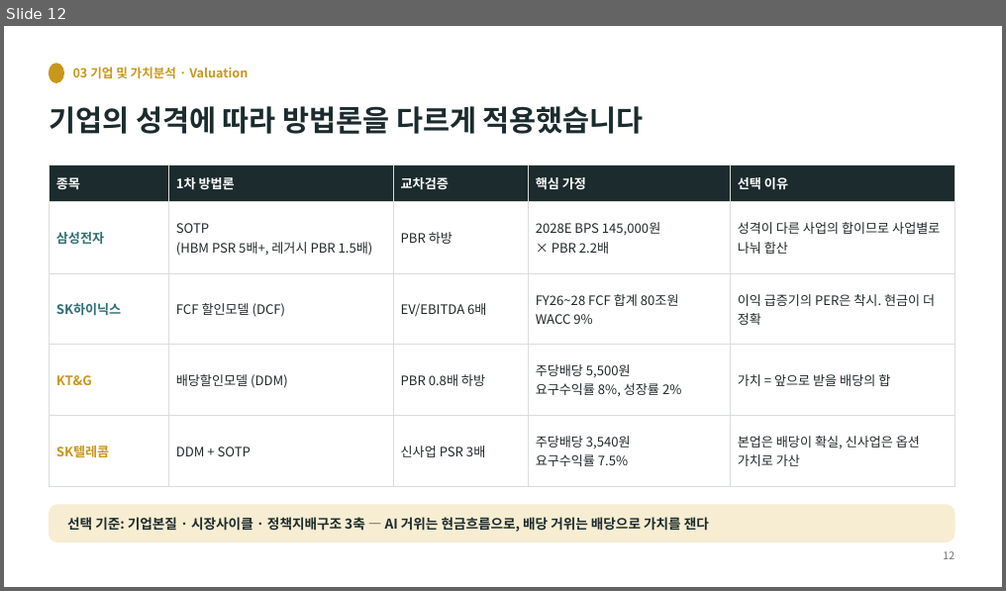
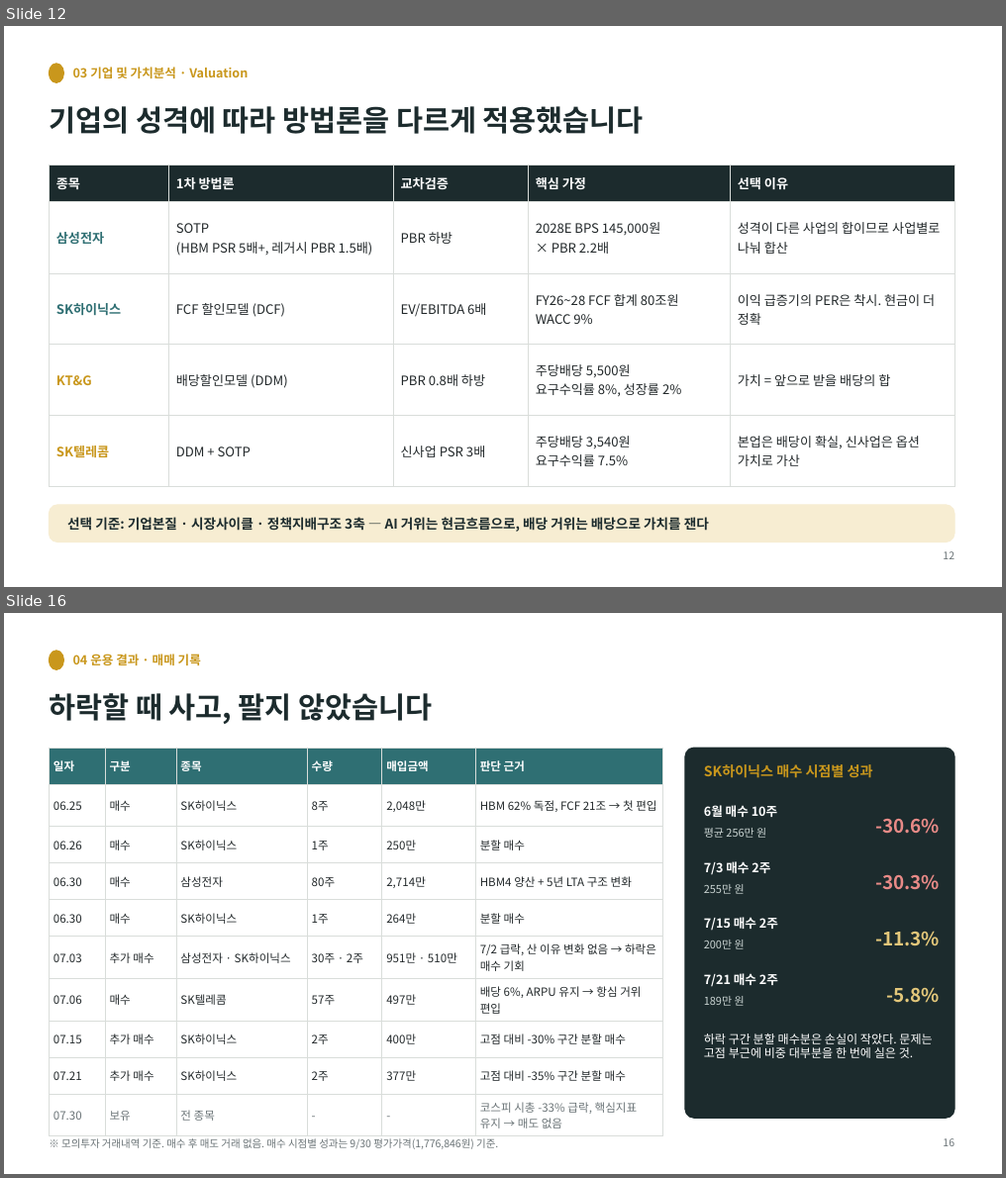
Before and after one commit to HyeonSooJ/marcap, a slide deck: 가치투자대회_최종보고서_정현수.pptx. Shown one above the other, each under a label of ours: slide 12 before the commit, slides 12 and 16 after it; the slides between them are not shown. The pictures are 1006x591 and 1006x1178 pixels, drawn with LibreOffice and Linux fonts; fonts in the diff are those of the drawing. Boxes give left, top, right and bottom in pixels: in the first picture for what was removed or moved away, otherwise in the second. Text is boxed around its words. In the diff, an @@ line names an element or a change of style, - is before the commit and + after.

```diff
--- a/가치투자대회_최종보고서_정현수.pptx
+++ b/가치투자대회_최종보고서_정현수.pptx
@@ slide 16 added at box(4, 613, 1002, 1174), background #FFFFFF @@
@@ ellipse added at box(49, 651, 63, 669), fill #C9971C, outline #C9971C 1 pt @@
@@ text added at box(73, 654, 201, 665), 12 pt, text #C9971C, bold @@
+04 운용 결과 · 매매 기록
@@ text added at box(49, 693, 433, 724), 28 pt, text #1C2B2D, bold @@
+하락할 때 사고, 팔지 않았습니다
@@ table added at box(49, 748, 662, 1133), 10 rows, 6 columns @@
+일자 | 구분 | 종목 | 수량 | 매입금액 | 판단 근거
+06.25 | 매수 | SK하이닉스 | 8주 | 2,048만 | HBM 62% 독점, FCF 21조 → 첫 편입
+06.26 | 매수 | SK하이닉스 | 1주 | 250만 | 분할 매수
+06.30 | 매수 | 삼성전자 | 80주 | 2,714만 | HBM4 양산 + 5년 LTA 구조 변화
+06.30 | 매수 | SK하이닉스 | 1주 | 264만 | 분할 매수
+07.03 | 추가 매수 | 삼성전자 · SK하이닉스 | 30주 · 2주 | 951만 · 510만 | 7/2 급락, 산 이유 변화 없음 → 하락은 매수 기회
+07.06 | 매수 | SK텔레콤 | 57주 | 497만 | 배당 6%, ARPU 유지 → 항심 거위 편입
+07.15 | 추가 매수 | SK하이닉스 | 2주 | 400만 | 고점 대비 -30% 구간 분할 매수
+07.21 | 추가 매수 | SK하이닉스 | 2주 | 377만 | 고점 대비 -35% 구간 분할 매수
+07.30 | 보유 | 전 종목 | - | - | 코스피 시총 -33% 급락, 핵심지표 유지 → 매도 없음
@@ rounded rectangle added at box(685, 748, 954, 1118), fill #1C2B2D, outline #1C2B2D 1 pt @@
@@ text added at box(704, 764, 873, 778), 13.5 pt, text #C9971C, bold @@
+SK하이닉스 매수 시점별 성과
@@ text added at box(704, 805, 777, 817), 12 pt, text #FFFFFF, bold @@
+6월 매수 10주
@@ text added at box(875, 818, 940, 834), 18 pt, text #E88A87, bold @@
+-30.6%
@@ text added at box(704, 828, 766, 838), 10.5 pt, text #C9D3D1 @@
+평균 256만 원
@@ text added at box(704, 861, 770, 875), 12 pt, text #FFFFFF, bold @@
+7/3 매수 2주
@@ text added at box(875, 874, 940, 890), 18 pt, text #E88A87, bold @@
+-30.3%
@@ text added at box(704, 884, 745, 894), 10.5 pt, text #C9D3D1 @@
+255만 원
@@ text added at box(704, 917, 778, 931), 12 pt, text #FFFFFF, bold @@
+7/15 매수 2주
@@ text added at box(875, 931, 940, 947), 18 pt, text #E3C77A, bold @@
+-11.3%
@@ text added at box(704, 940, 745, 950), 10.5 pt, text #C9D3D1 @@
+200만 원
@@ text added at box(704, 973, 778, 987), 12 pt, text #FFFFFF, bold @@
+7/21 매수 2주
@@ text added at box(704, 996, 745, 1006), 10.5 pt, text #C9D3D1 @@
+189만 원
@@ text added at box(886, 987, 940, 1003), 18 pt, text #E3C77A, bold @@
+-5.8%
@@ text added at box(704, 1034, 932, 1059), 11.5 pt, text #FFFFFF @@
+하락 구간 분할 매수분은 손실이 작았다. 문제는 고점 부근에 비중 대부분을 한 번에 실은 것.
@@ text added at box(61, 1139, 498, 1150), 10 pt, text #6B7477 @@
+※ 모의투자 거래내역 기준. 매수 후 매도 거래 없음. 매수 시점별 성과는 9/30 평가가격(1,776,846원) 기준.
@@ text added at box(943, 1139, 954, 1147), 10 pt, text #6B7477 @@
+16
```
Also in this commit, not shown: 10 slides changed, 1 other slide added.
